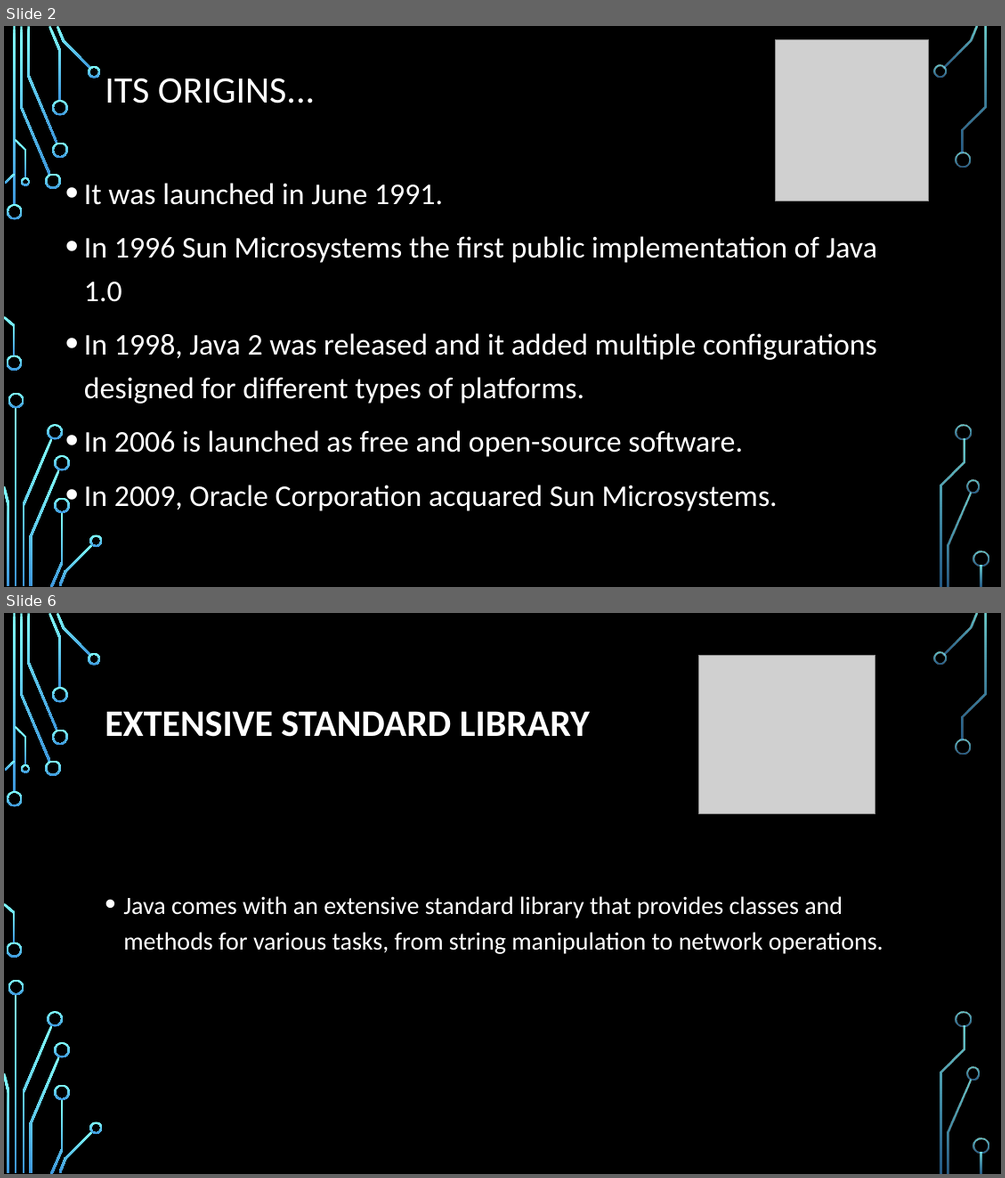
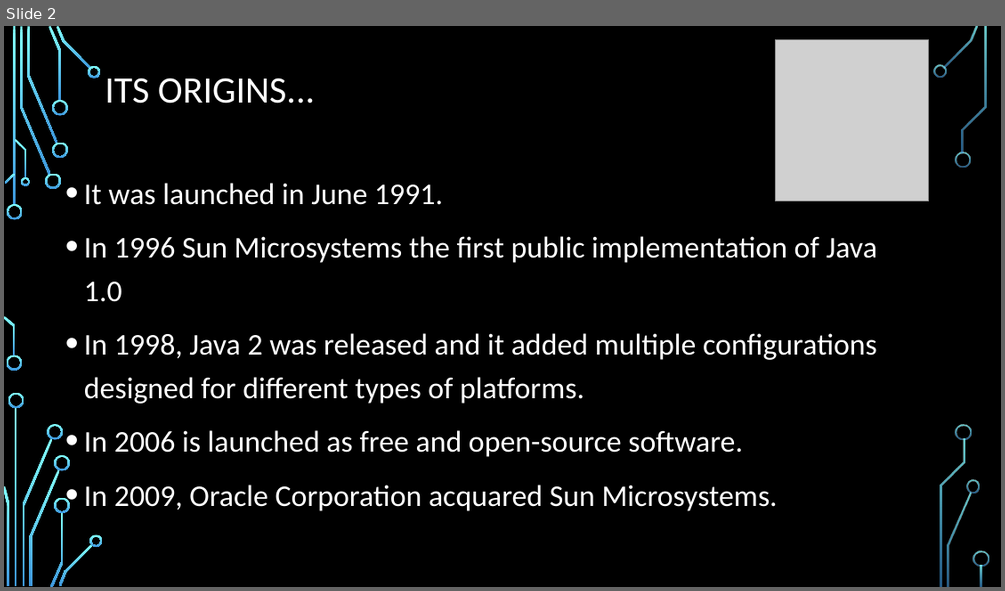
Before and after one commit to Xukialb/AE-4.-Programming-Languages, a slide deck: Java_English - Alberto.pptx. Shown one above the other, each under a label of ours: slides 2 and 6 before the commit, slide 2 after it; the slides between them are not shown. The pictures are 1005x1178 and 1005x591 pixels, drawn with LibreOffice and Linux fonts; fonts in the diff are those of the drawing; grey boxes stand for pictures; background and template pictures are left out. Boxes give left, top, right and bottom in pixels: in the first picture for what was removed or moved away, otherwise in the second. Text is boxed around its words. In the diff, an @@ line names an element or a change of style, - is before the commit and + after.

```diff
--- a/Java_English - Alberto.pptx
+++ b/Java_English - Alberto.pptx
@@ slide 6 removed at bbox=[4, 613, 1001, 1174], background picture (left out); not listed: 36 template elements that a slide beside it also shows @@
@@ picture removed at bbox=[699, 655, 875, 813] @@
@@ title removed at bbox=[105, 711, 590, 737] @@
-EXTENSIVE STANDARD LIBRARY
@@ text removed at bbox=[123, 896, 883, 954] @@
-• Java comes with an extensive standard library that provides classes and methods for various tasks, from string manipulation to network operations.
```
Also in this commit, not shown: 3 slides changed, 2 slides added, 2 other slides removed, 1 other file.
